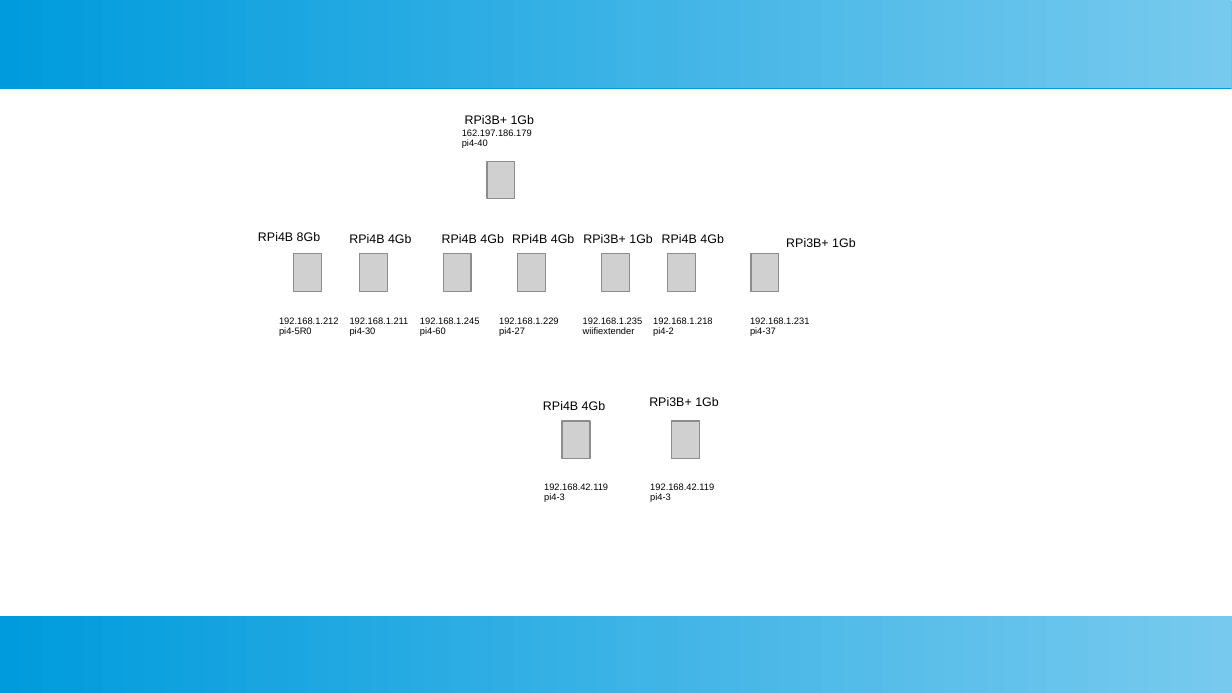
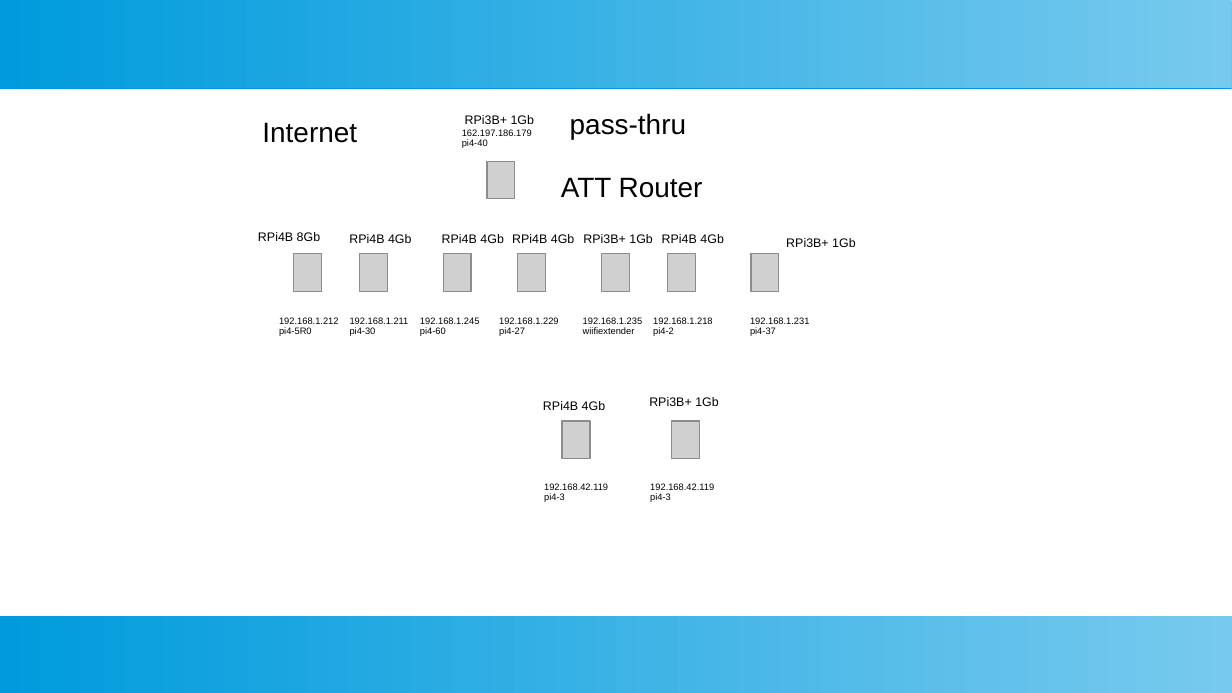
Before and after one commit to develone/shared-notes-pico_w-development, a slide deck: slide 4 of networking/xwindows.ppt. Drawn at 1232x693 pixels with LibreOffice and Linux fonts; fonts in the diff are those of the drawing; grey boxes stand for pictures. Boxes give left, top, right and bottom in pixels: in the first picture for what was removed or moved away, otherwise in the second. Text is boxed around its words. In the diff, an @@ line names an element or a change of style, - is before the commit and + after.

```diff
--- a/networking/xwindows.ppt
+++ b/networking/xwindows.ppt
@@ text added at [570, 113, 686, 139], 18 pt, text #000000 @@
+pass-thru
@@ text added at [262, 122, 357, 143], 18 pt, text #000000 @@
+Internet
@@ text added at [561, 177, 703, 198], 18 pt, text #000000 @@
+ATT Router
```
Also in this commit, not shown: 1 other slide changed, 1 other file.
